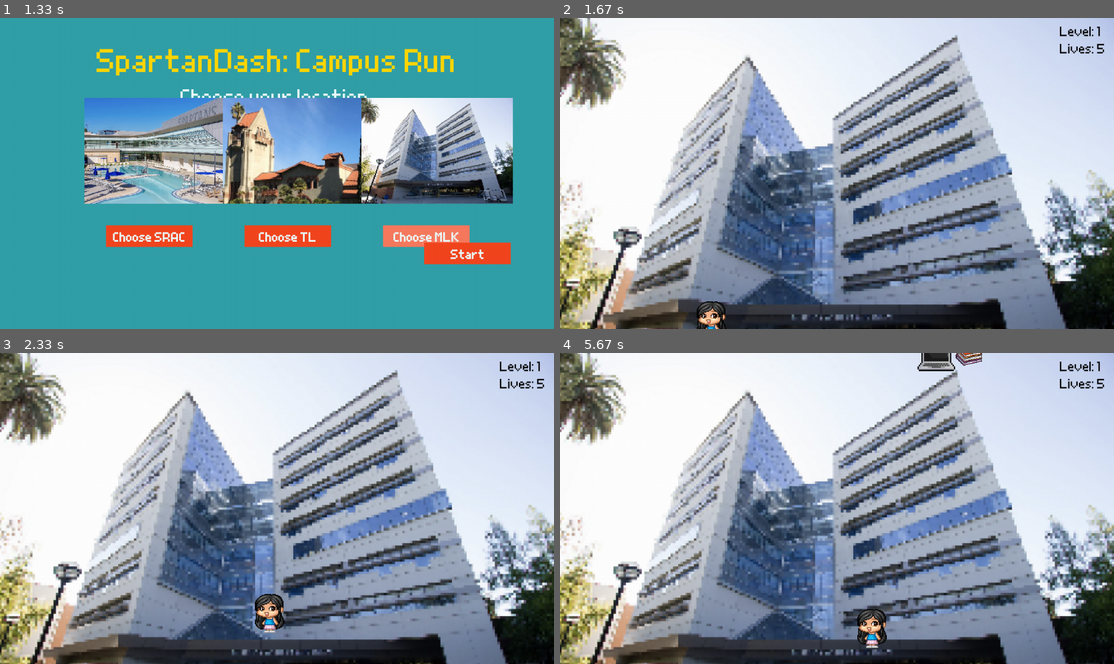
Above: before the commit, frames 1-4 (two rows, left to right).
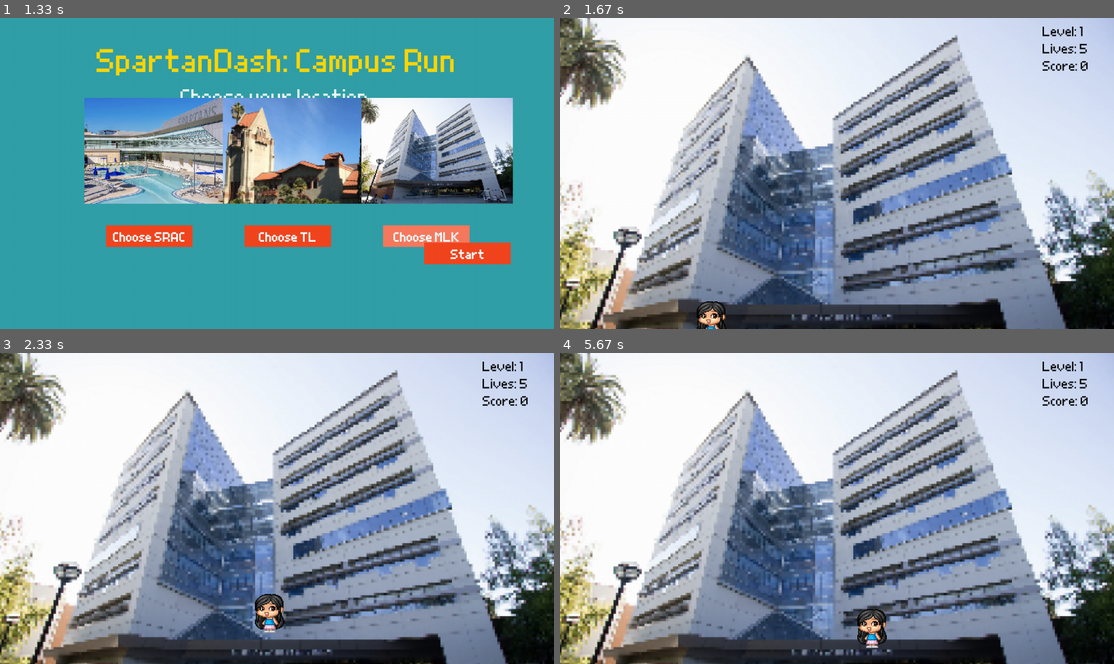
Above: after the commit, the same moments.

Repository: anusrichavali/CS122_PyGame
Game: pygame game, started from main.py
The game is run twice, just before and just after one commit, with the same random seed, the same clock (stepped at 60 frames per second) and the same inputs.
Inputs (mouse positions are in pixels of both pictures, inside the frame that each line leads up to):
- Up to frame 1 (1.33 s): click (426, 235) at 0.38 s; click (465, 254) at 0.72 s; click (437, 235) at 1.05 s
- Up to frame 2 (1.67 s): click (1036, 254) at 1.38 s
- Up to frame 3 (2.33 s): hold Right 1.67-2.13 s; move the mouse to (360, 399) at 1.7 s; hold Up from 2.17 s (still down)
- Up to frame 4 (5.67 s): release Up at 2.47 s; hold Right 2.5-2.97 s; hold Left 3-3.53 s; hold Down 3.57-3.87 s; hold Left 3.9-4.3 s; hold Up 4.33-4.7 s; hold Right 4.73-5.37 s; hold Down from 5.4 s (still down)

Frame 1 is identical in both runs. In frame 2, 0.4% of the frame differs, in the area x 87-99%, y 2-17%; in frame 3, 0.4%; in frame 4, 0.9%, in the area x 64-99%, y 0-17%.

Commit message:
add collision detection and scoreboard

Diff:
--- a/character_selection.py
+++ b/character_selection.py
@@ -26,7 +26,7 @@
 subtitle_font = pygame.font.Font("resources/Grand9KPixel.ttf", 40)
 
 segment_width = screen_info.current_w/4
-#use button_creation function to create selecot buttons for both characters and next button
+#use button_creation function to create select buttons for both characters and next button
 choose_neha = button_creation("Choose Neha", (segment_width - 75), 2 * (screen_info.current_h/3))
 choose_anusri = button_creation("Choose Anusri", 2* (segment_width) - 75, 2 * (screen_info.current_h/3))
 choose_erica = button_creation("Choose Erica", 3 * (segment_width) - 75, 2 * (screen_info.current_h/3))
--- a/selected_character.txt
+++ b/selected_character.txt
@@ -1 +1 @@
-Anusri
+Erica
--- a/selected_location.txt
+++ b/selected_location.txt
@@ -1 +1 @@
-SRAC
+MLK
--- a/spartandash.py
+++ b/spartandash.py
@@ -1,21 +1,13 @@
+#space invaders game
 import pygame
 import os
-#import time
+import time
 import random
 
 pygame.init()
 
 font = pygame.font.Font("resources/Grand9KPixel.ttf", 25)
 message_font = pygame.font.Font("resources/Grand9KPixel.ttf", 60)
-
-def button_creation(text, x, y):
-    font = pygame.font.Font("resources/Grand9KPixel.ttf", 60)
-    lost = pygame.Surface((350,150))
-    lost.fill("#f2461f")
-    message = font.render(text, True, "#ebfbfc")
-    message_rect = message.get_rect(center=(lost.get_width()/2, lost.get_height()/2))
-    button_rect = pygame.Rect(x, y, 350, 150)
-    return [lost, message, message_rect, button_rect]
 
 #load sprite (main player)
 with open('selected_character.txt', 'r') as file:
@@ -66,7 +58,6 @@
 enemy_2_shooter = pygame.image.load("resources/shooter-red.png")
 sprite_shooter = pygame.image.load("resources/shooter-sprite.png")
 
-
 class Asset:
     def __init__(self, xPos, yPos, lives = 5, sprite_img = None):
         self.xPos = xPos
@@ -75,10 +66,13 @@
         if sprite_img:
             self.sprite_img = pygame.image.load(sprite_img)
             self.sprite_img = pygame.transform.scale(self.sprite_img, (100, 100))
+            self.mask = pygame.mask.from_surface(self.sprite_img)
         else:
             self.sprite_img = None
+            self.mask = None
         self.lasers = []
         self.cool_down_counter = 0
+        self.visible = True
 
     def draw(self, screen):
         if self.sprite_img:
@@ -92,22 +86,31 @@
     def move_y(self, value):
         self.yPos += value
 
+    # checks if the player and prop collide
+    def collide(self, player, prop):
+        offset_x = prop.xPos - player.xPos
+        offset_y = prop.yPos - player.yPos
+        if player.mask and prop.mask:
+            return player.mask.overlap(prop.mask, (offset_x, offset_y))
+        return False
+
 #main loop
 def run():
     running = True
     timer = pygame.time.Clock()
     FPS = 85 #frames per second for speed
     level = 0
+    score = 0
 
     player = Asset(300, 650, sprite_img = sprite)
 
-    obstacles = []
-    obstacle_num = 5
+    props = []
+    prop_num = 5
     lost_status = False
     lost_message_time = 0
 
     while running:
-        set_background(level, player, obstacles, lost_status)
+        set_background(level, player, props, lost_status, score)
         timer.tick(FPS)
 
         if player.lives <= 0:
@@ -117,13 +120,15 @@
         if lost_status == True:
             if lost_message_time >= FPS * 3:
                 running = False
+            else:
+                continue
         else:
-            if len(obstacles) == 0:
+            if len(props) == 0:
                 level += 1
-                obstacle_num += 1
-                for num in range(obstacle_num):
-                    obstacle = Asset(random.randrange(50, screen_info.current_w - 100), random.randrange(-1000, -50), 100, random.choice([obs_1, obs_2]))
-                    obstacles.append(obstacle)
+                prop_num += 1
+                for num in range(prop_num):
+                    prop = Asset(random.randrange(50, screen_info.current_w - 100), random.randrange(-2000, -100), 100, random.choice([obs_1, obs_2]))
+                    props.append(prop)
 
             for event in pygame.event.get():
                 #exit the loop and close the screen in player quits
@@ -140,30 +145,38 @@
             if pressed[pygame.K_DOWN] == True and player.yPos + 50 <= screen_info.current_h:
                 player.move_y(7)
 
-            for obstacle in obstacles:
-                obstacle.move_y(1)
-                if obstacle.yPos + 100 > screen_info.current_h:
+            for prop in props:
+                prop.move_y(1)
+                if prop.yPos + 100 > screen_info.current_h:
                     player.lives -= 1
-                    obstacles.remove(obstacle)
+                    score -= 125
+                    props.remove(prop)
+                # if collision, remove prop from screen
+                if player.collide(player, prop):
+                    prop.visible = False
+                    score += 100
+                    props.remove(prop)
+
     return "Done"
 
-def set_background(level, player, obstacles, lost_status):
+def set_background(level, player, props, lost_status, score):
     #draw background to screen
     screen.blit(background, (0,0))
 
     levels_text = font.render(f"Level: {level}", True, "black")
     lives_text = font.render(f"Lives: {player.lives}", True, "black")
+    score_text = font.render(f"Score: {score}", True, "black")
 
-    screen.blit(levels_text, (screen_info.current_w - 125, 10))
-    screen.blit(lives_text, (screen_info.current_w - 125, 50))
+    screen.blit(levels_text, (screen_info.current_w - 165, 10))
+    screen.blit(lives_text, (screen_info.current_w - 165, 50))
+    screen.blit(score_text, (screen_info.current_w - 165, 90))
 
     player.draw(screen)
-    for obstacle in obstacles:
-        obstacle.draw(screen)
+    for prop in props:
+        prop.draw(screen)
 
     if lost_status == True:
-        lost_button = button_creation("You Lost", screen_info.current_w/2, screen_info.current_h/2)
-        lost_button[0].blit(lost_button[1],lost_button[2])
-        screen.blit(lost_button[0], (lost_button[3].x - 150, lost_button[3].y - 150))
+        lost_text = message_font.render("You Lost!", 1, "black")
+        screen.blit(lost_text, ((screen_info.current_w - lost_text.get_width())/2, (screen_info.current_h - lost_text.get_height())/2))
 
     pygame.display.update()
Not shown, changed: .DS_Store
